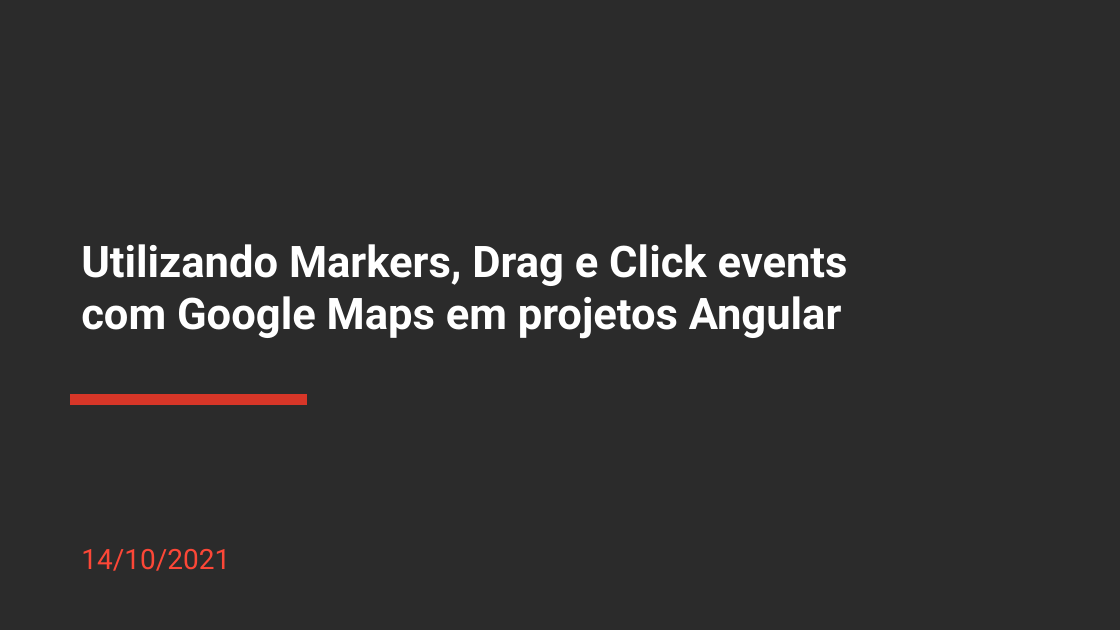
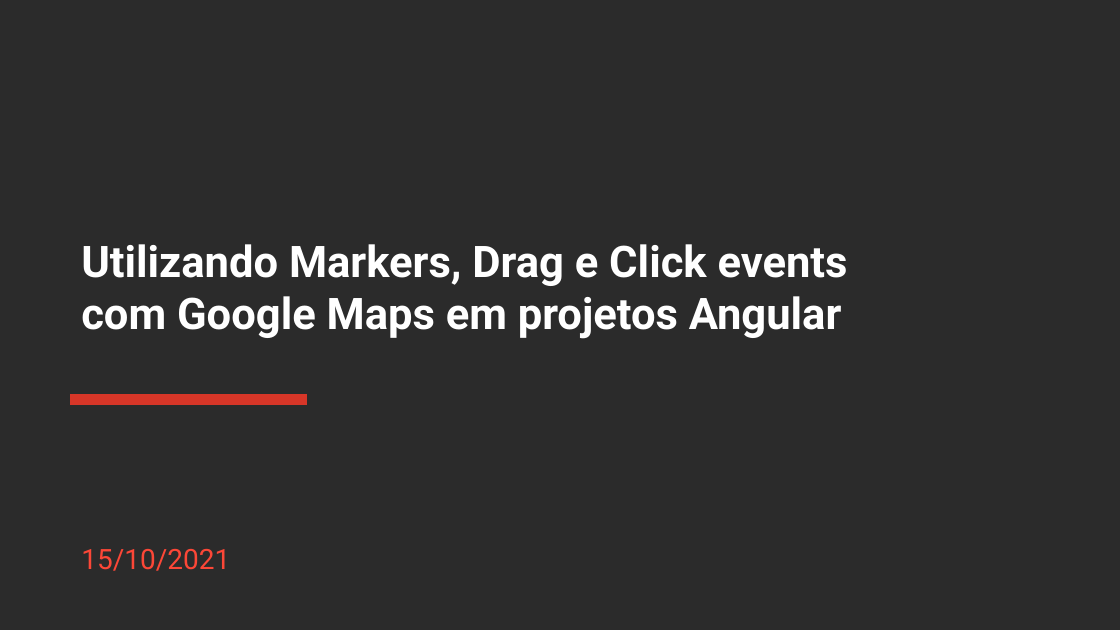
Before and after one commit to rocketseat-creators-program/angular-google-maps-2021-10-16, a slide deck: slide 1 of Apresentacao_Angular_Google_Maps.pptx. Drawn at 1120x630 pixels with LibreOffice and Linux fonts; fonts in the diff are those of the drawing; background and template pictures are left out; a plain dark background stands for a picture behind light text. Boxes give left, top, right and bottom in pixels: in the first picture for what was removed or moved away, otherwise in the second. Text is boxed around its words. In the diff, an @@ line names an element or a change of style, - is before the commit and + after.

```diff
--- a/Apresentacao_Angular_Google_Maps.pptx
+++ b/Apresentacao_Angular_Google_Maps.pptx
@@ subtitle at <box>81,549,230,571</box>: text changed @@
-14/10/2021
+15/10/2021
```
Also in this commit, not shown: 1 other slide changed.
